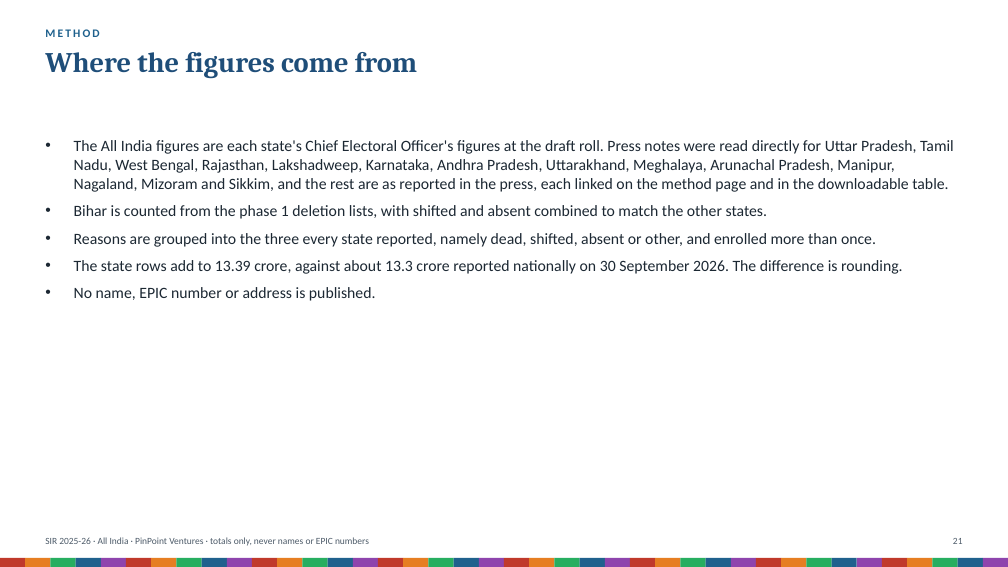
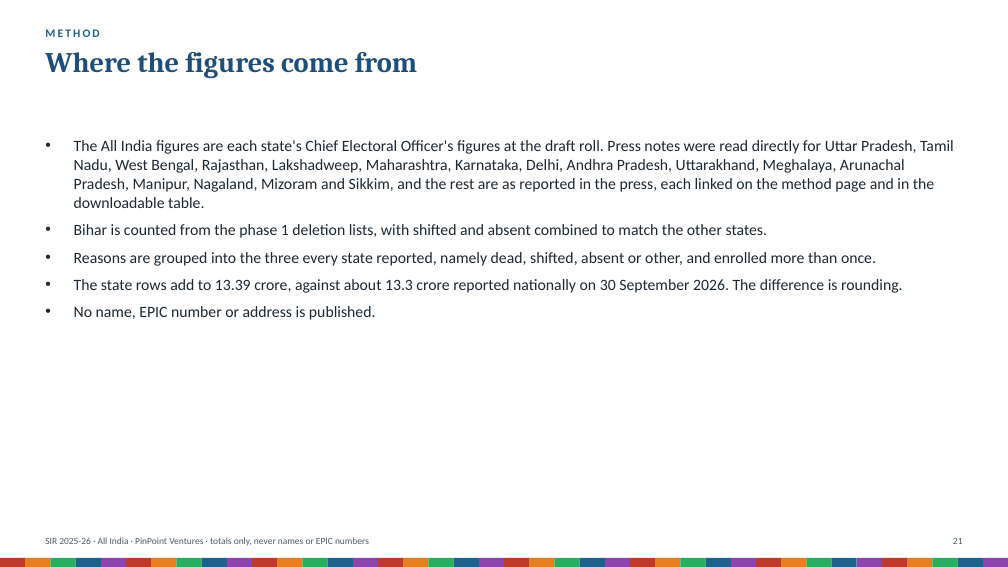
Before and after one commit to Varnasr/INDIA-DATA, a slide deck: slide 21 of reports/sir-india-deck.pptx. Drawn at 1008x567 pixels with LibreOffice and Linux fonts; fonts in the diff are those of the drawing. Boxes give left, top, right and bottom in pixels: in the first picture for what was removed or moved away, otherwise in the second. Text is boxed around its words. In the diff, an @@ line names an element or a change of style, - is before the commit and + after.

```diff
--- a/reports/sir-india-deck.pptx
+++ b/reports/sir-india-deck.pptx
@@ text at bbox=[74, 140, 954, 208]: text changed @@
-• The All India figures are each state's Chief Electoral Officer's figures at the draft roll. Press notes were read directly for Uttar Pradesh, Tamil Nadu, West Bengal, Rajasthan, Lakshadweep, Karnataka, Andhra Pradesh, Uttarakhand, Meghalaya, Arunachal Pradesh, Manipur, Nagaland, Mizoram and Sikkim, and the rest are as reported in the press, each linked on the method page and in the downloadable table.
+• The All India figures are each state's Chief Electoral Officer's figures at the draft roll. Press notes were read directly for Uttar Pradesh, Tamil Nadu, West Bengal, Rajasthan, Lakshadweep, Maharashtra, Karnataka, Delhi, Andhra Pradesh, Uttarakhand, Meghalaya, Arunachal Pradesh, Manipur, Nagaland, Mizoram and Sikkim, and the rest are as reported in the press, each linked on the method page and in the downloadable table.
```
Also in this commit, not shown: 9 other slides changed, 52 other files.
